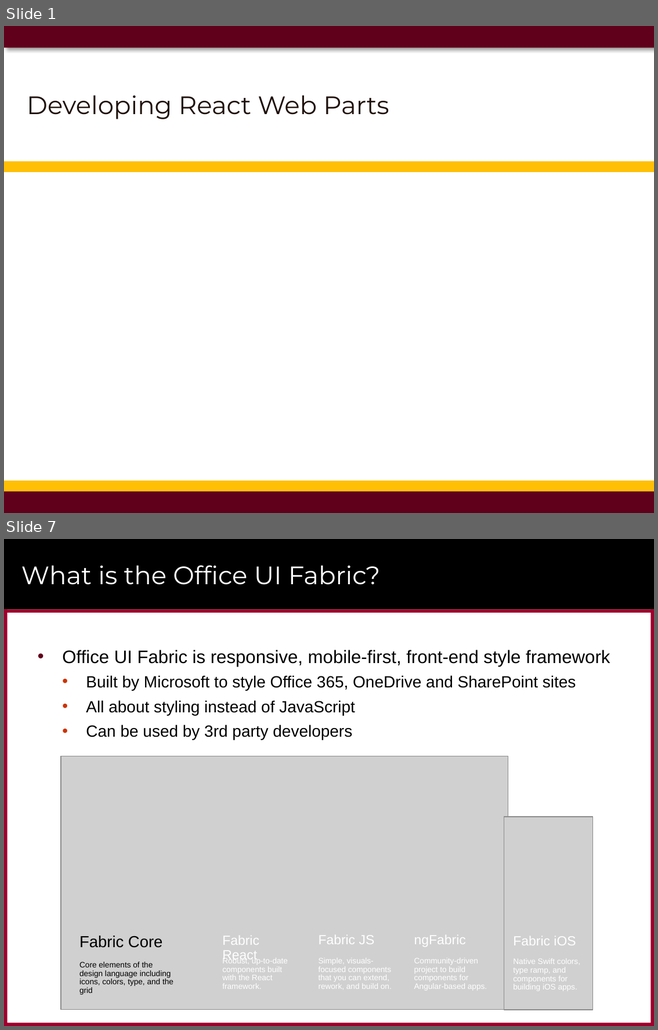
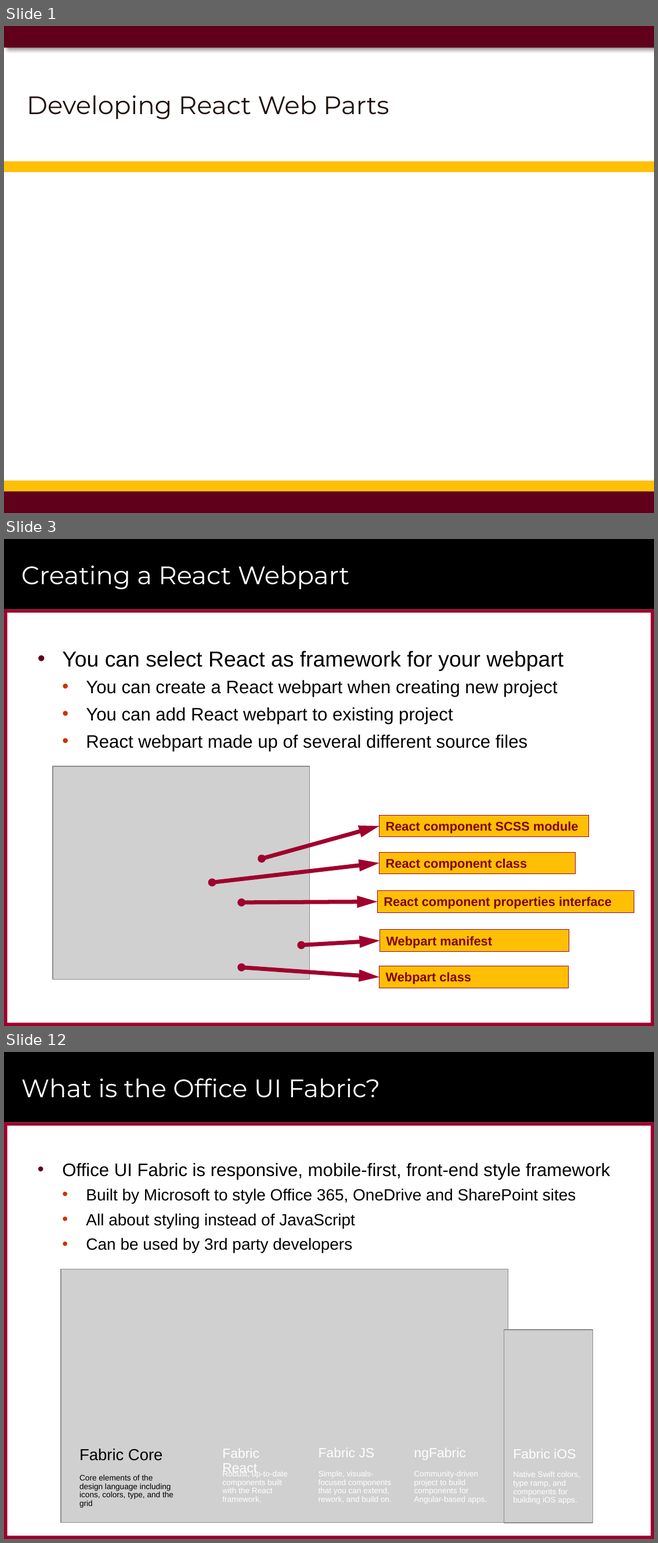
Before and after one commit to CriticalPathTraining/MSD365_Courseware, a slide deck: 05 ReactWebParts.pptx. Shown one above the other, each under a label of ours: slides 1 and 7 before the commit, slides 1, 3 and 12 after it; the slides between them are not shown. The pictures are 658x1030 and 658x1543 pixels, drawn with LibreOffice and Linux fonts; fonts in the diff are those of the drawing; grey boxes stand for pictures; background and template pictures are left out. Boxes give left, top, right and bottom in pixels: in the first picture for what was removed or moved away, otherwise in the second. Text is boxed around its words. In the diff, an @@ line names an element or a change of style, - is before the commit and + after.

```diff
--- a/05 ReactWebParts.pptx
+++ b/05 ReactWebParts.pptx
@@ slide 3 added at bbox=[4, 539, 654, 1026], background #FFFFFF; not listed: 6 template elements that a slide beside it also shows @@
@@ title added at bbox=[21, 565, 349, 589], 28 pt, text #FFFFFF @@
+Creating a React Webpart
@@ text added at bbox=[62, 651, 563, 751], 20 pt, text #000000 @@
+• You can select React as framework for your webpart
+  • You can create a React webpart when creating new project
+  • You can add React webpart to existing project
+  • React webpart made up of several different source files
@@ picture added at bbox=[53, 766, 309, 979] @@
@@ rectangle added at bbox=[379, 815, 589, 837], fill #FFBF05, outline #9F002D 0.75 pt, 14 pt, text #800000, bold @@
+React component SCSS module
@@ double arrow added from (262, 859) to (379, 826), #9F002D 4.5 pt @@
@@ double arrow added from (212, 882) to (379, 863), #9F002D 4.5 pt @@
@@ rectangle added at bbox=[379, 852, 575, 874], fill #FFBF05, outline #9F002D 0.75 pt, 14 pt, text #800000, bold @@
+React component class
@@ double arrow added from (241, 903) to (378, 902), #9F002D 4.5 pt @@
@@ rectangle added at bbox=[378, 891, 634, 913], fill #FFBF05, outline #9F002D 0.75 pt, 14 pt, text #800000, bold @@
+React component properties interface
@@ rectangle added at bbox=[379, 930, 568, 952], fill #FFBF05, outline #9F002D 0.75 pt, 14 pt, text #800000, bold @@
+Webpart manifest
@@ double arrow added from (301, 945) to (379, 940), #9F002D 4.5 pt @@
@@ double arrow added from (241, 968) to (379, 977), #9F002D 4.5 pt @@
@@ rectangle added at bbox=[379, 966, 568, 988], fill #FFBF05, outline #9F002D 0.75 pt, 14 pt, text #800000, bold @@
+Webpart class
@@ what was slide 7 is now slide 12 @@
```
Also in this commit, not shown: 5 slides changed, 23 other slides added, 4 slides removed, 4 other files.
